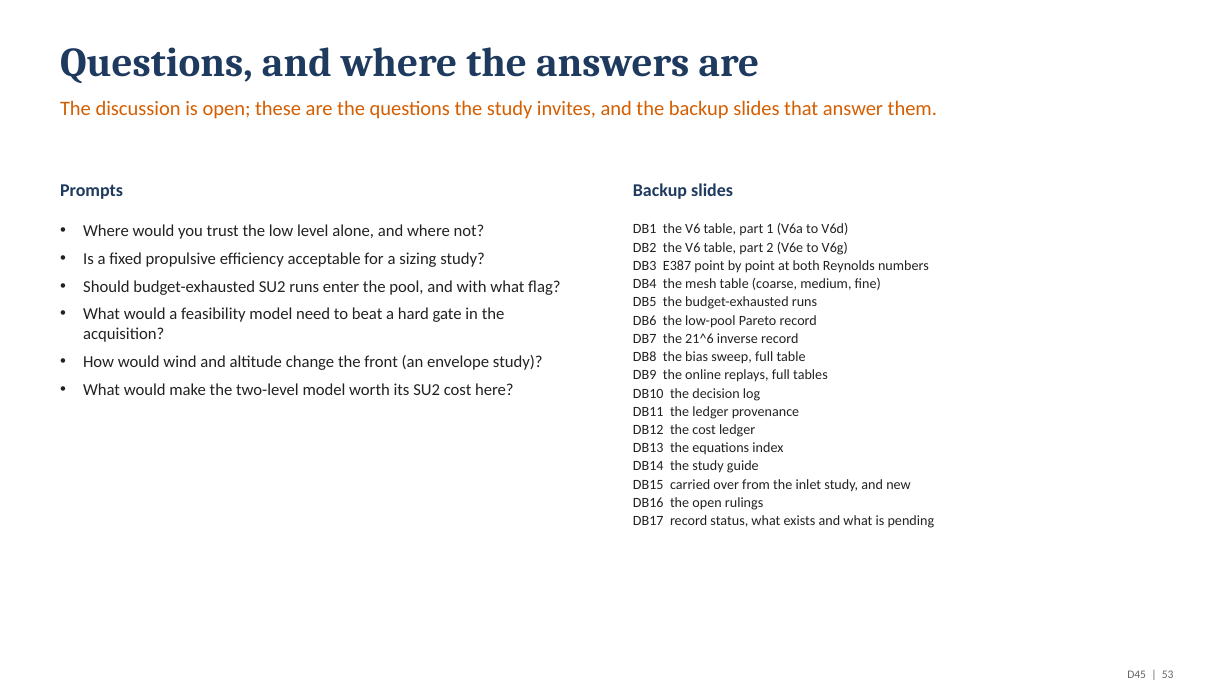
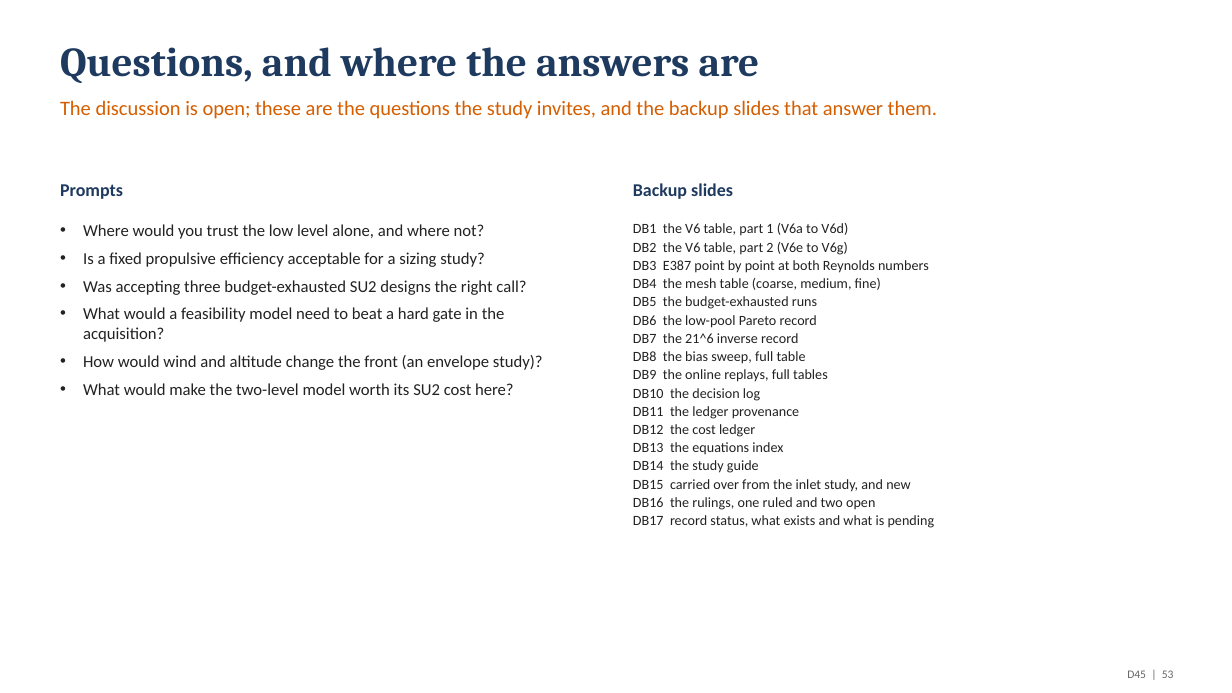
Before and after one commit to emarinhoss/ai-engineering, a slide deck: slide 53 of docs/talk/deck_drone.pptx. Drawn at 1232x693 pixels with LibreOffice and Linux fonts; fonts in the diff are those of the drawing. Boxes give left, top, right and bottom in pixels: in the first picture for what was removed or moved away, otherwise in the second. Text is boxed around its words. In the diff, an @@ line names an element or a change of style, - is before the commit and + after.

```diff
--- a/docs/talk/deck_drone.pptx
+++ b/docs/talk/deck_drone.pptx
@@ text at (83, 280, 526, 295): text changed @@
-• Should budget-exhausted SU2 runs enter the pool, and with what flag?
+• Was accepting three budget-exhausted SU2 designs the right call?
@@ text at (633, 497, 875, 510): text changed @@
-DB16 the open rulings
+DB16 the rulings, one ruled and two open
```
Also in this commit, not shown: 4 other slides changed, 3 other files.
